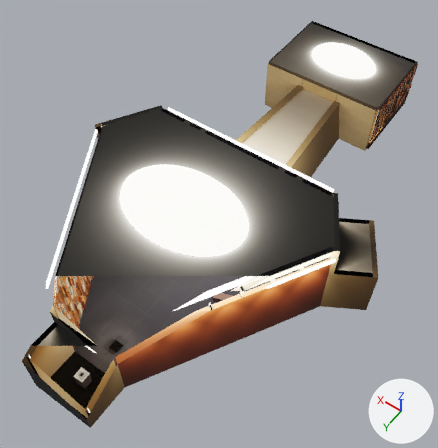
An edit to the glTF model site/public/biharMuseumXR/models/museum.glb, drawn before and after from the same camera.
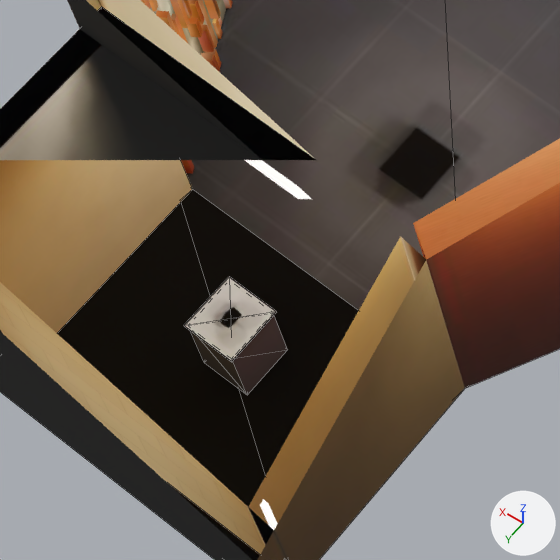
There are two pictures of each version: one whole from a 50 mm camera at (-16.69, 19.29, 37.73) aimed at (-0.41, -3.49, 1.93), one close up on the part from 9% to 32% of the width and 71% to 94% of the height. The lights are fixed; the arrows at lower right show +X, +Y and +Z. The older version's two pictures come first. The close-ups show mesh edges as thin lines. Everything nearer to the camera than a plane just in front of the edit is cut away. Vertices at exactly the same position are counted once.

Objects in the first close-up: 'SOLID_alcove0', 'SOLID_furniture', 'SOLID_hall', 'SOLID_screen', 'WALK_floors'.
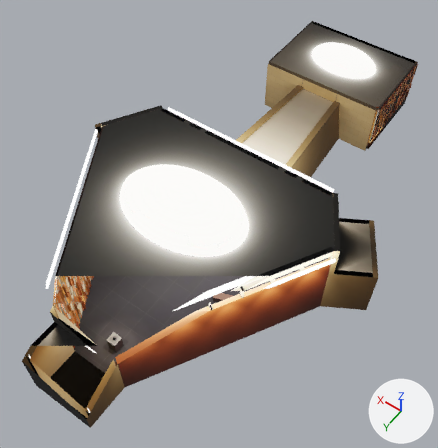
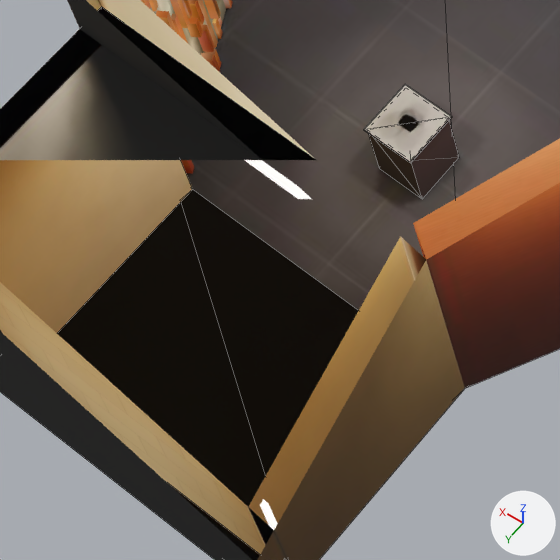
What differs and where, as boxes (x1, y1, x2, y2) in the close-ups (560 x 560 px; the box of a moved part takes in the faces that stretch with it):
'SOLID_furniture', reshaped: before (184, 277, 288, 395); after (364, 84, 459, 199)
part 1 of me_solid_plinth_nefertiti, moved or reshaped: before (191, 316, 288, 395); after (369, 120, 459, 199)
part 2 of me_solid_plinth_nefertiti, moved or reshaped: before (184, 277, 277, 362); after (364, 84, 452, 163)

The edits, one by one:
me_solid_plinth_nefertiti is used by ob_solid_furniture; location (0.0, 0.0, 0.0).
me_solid_plinth_nefertiti had 96 vertices, 144 faces and spanned x -10.2..11.9, y -7.6..11.4, z 0.0..1.1.
me_solid_plinth_nefertiti now has 96 vertices, 144 faces and spans x -10.2..11.9, y -7.6..8.3, z 0.0..1.1.
me_solid_plinth_nefertiti part 1: the loose piece of 8 vertices spanning x -0.4..0.4, y 10.7..11.4, z 0.0..1.0 is moved by (0.0, -3.1, 0.0).
me_solid_plinth_nefertiti part 2: the loose piece of 8 vertices spanning x -0.4..0.4, y 10.7..11.4, z 1.1 is moved by (0.0, -3.1, 0.0).
